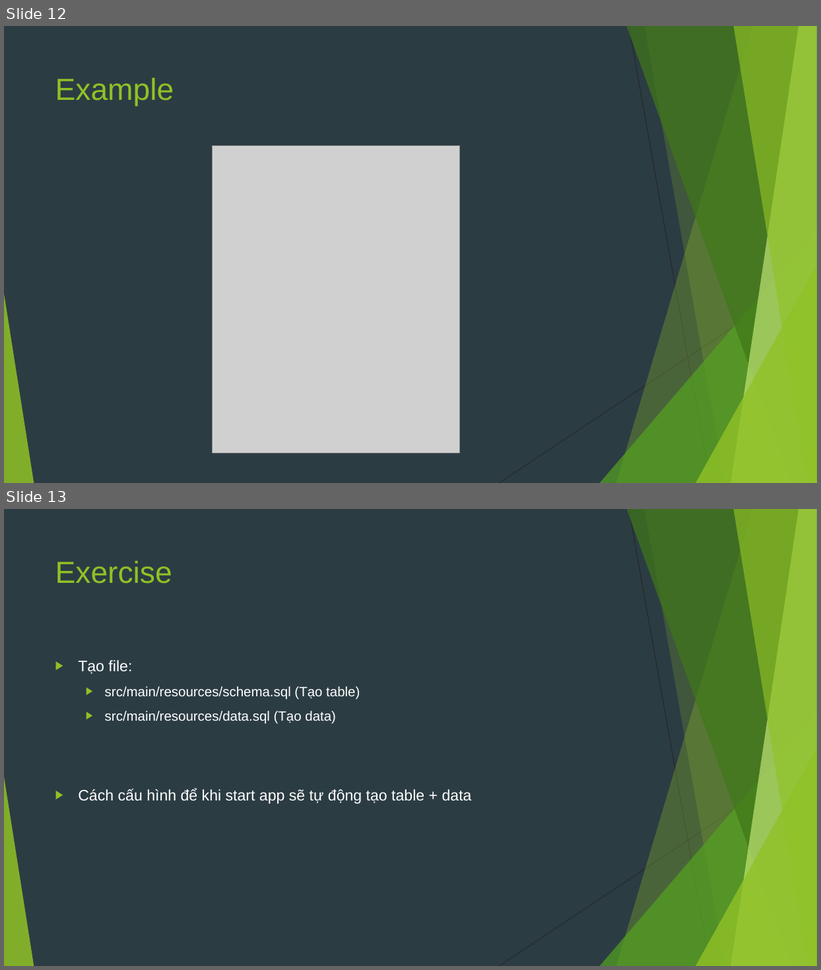
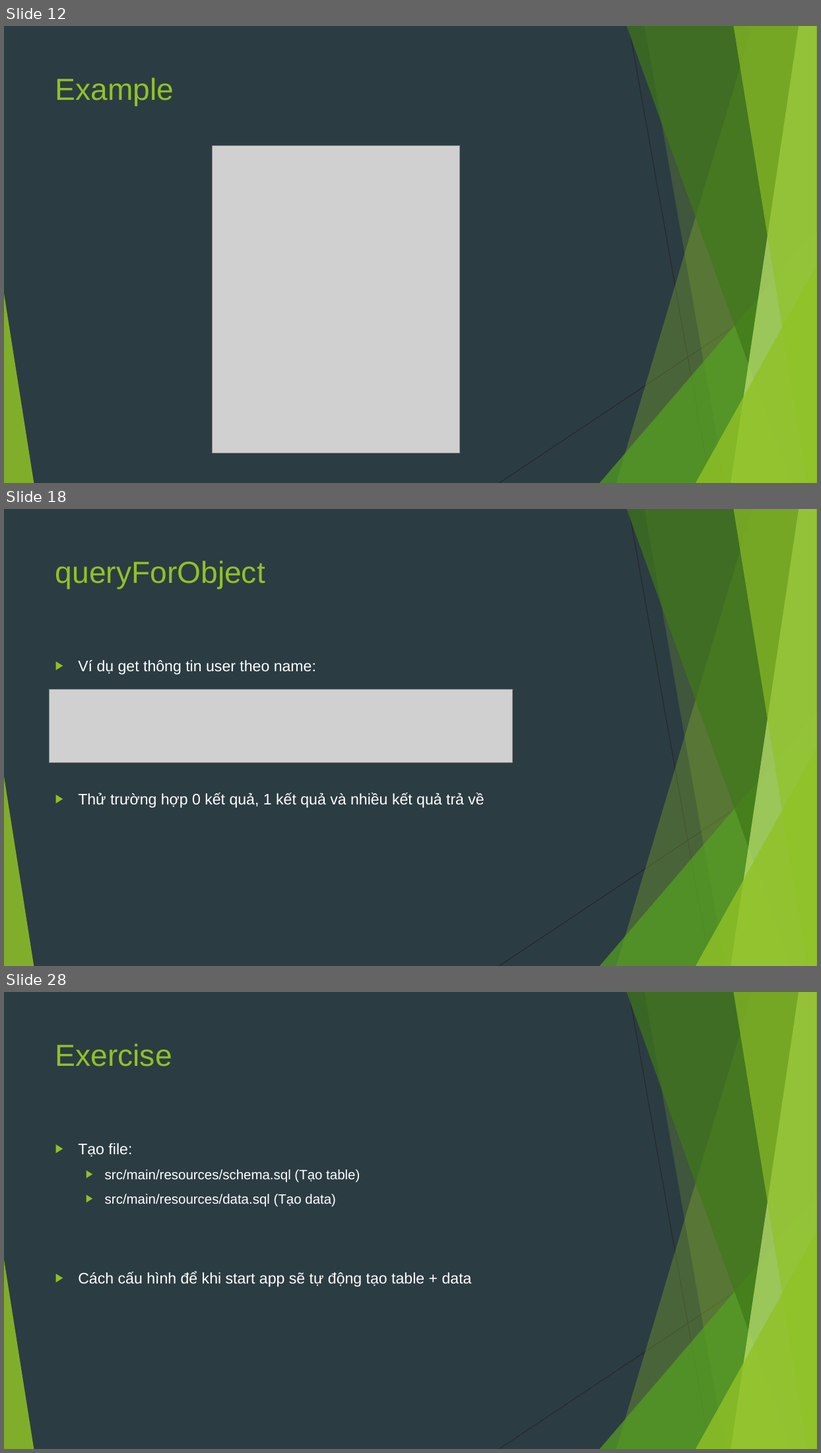
Before and after one commit to sobbingwind/SpringBoot, a slide deck: 05.JDBC.pptx. Shown one above the other, each under a label of ours: slides 12 and 13 before the commit, slides 12, 18 and 28 after it; the slides between them are not shown. The pictures are 821x970 and 821x1453 pixels, drawn with LibreOffice and Linux fonts; fonts in the diff are those of the drawing; grey boxes stand for pictures. Boxes give left, top, right and bottom in pixels: in the first picture for what was removed or moved away, otherwise in the second. Text is boxed around its words. In the diff, an @@ line names an element or a change of style, - is before the commit and + after.

```diff
--- a/05.JDBC.pptx
+++ b/05.JDBC.pptx
@@ slide 18 added at bbox=[4, 509, 817, 966], background #2C3C43; not listed: 10 template elements that a slide beside it also shows @@
@@ title added at bbox=[55, 560, 265, 590], 36 pt, text #90C226 @@
+queryForObject
@@ text added at bbox=[78, 660, 484, 808], 18 pt, text #FFFFFF @@
+▶ Ví dụ get thông tin user theo name:
+▶ Thử trường hợp 0 kết quả, 1 kết quả và nhiều kết quả trả về
@@ picture added at bbox=[49, 690, 512, 762] @@
@@ what was slide 13 is now slide 28 @@
```
Also in this commit, not shown: 1 slide changed, 14 other slides added.
